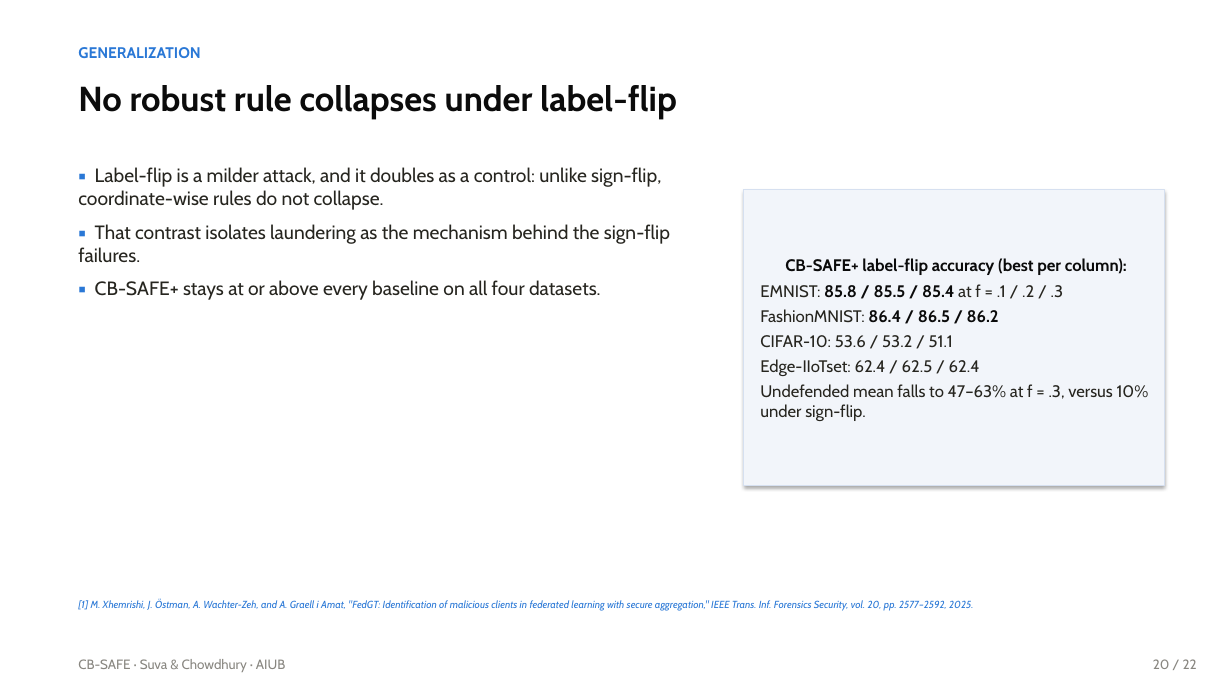
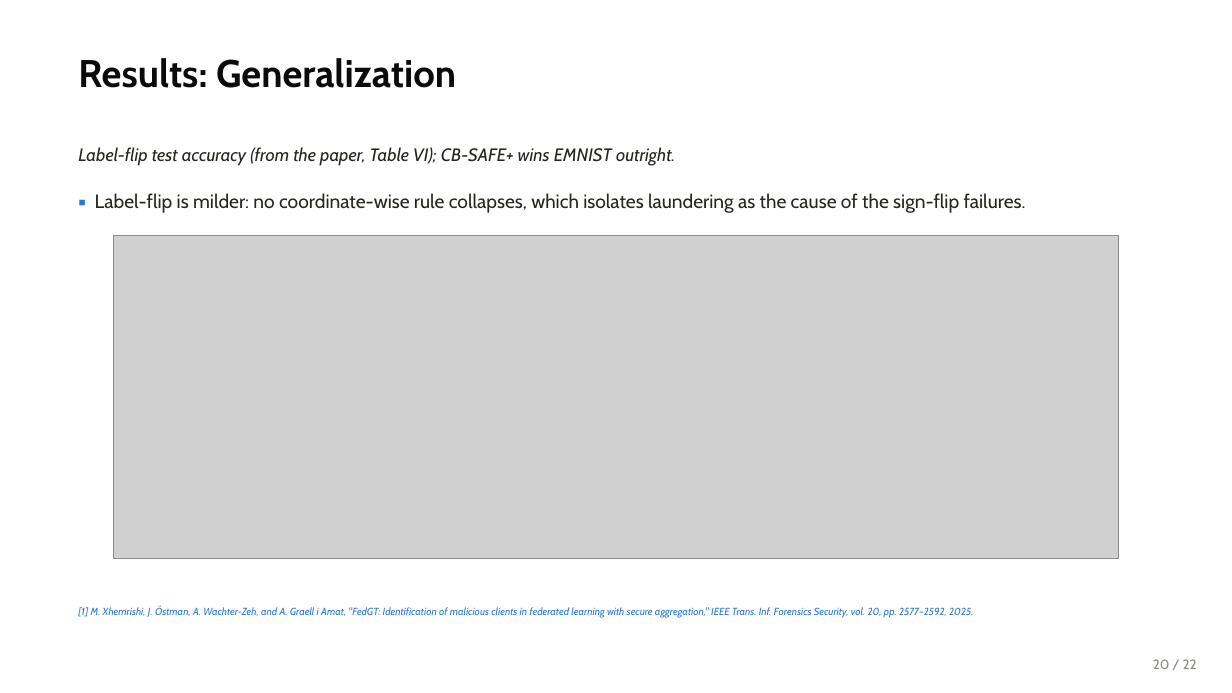
Before and after one commit to wshuv-o/cb-safe-draft, a slide deck: slide 21 of paper/cbsafe_deck.pptx. Drawn at 1232x693 pixels with LibreOffice and Linux fonts; fonts in the diff are those of the drawing; grey boxes stand for pictures. Boxes give left, top, right and bottom in pixels: in the first picture for what was removed or moved away, otherwise in the second. Text is boxed around its words. In the diff, an @@ line names an element or a change of style, - is before the commit and + after.

```diff
--- a/paper/cbsafe_deck.pptx
+++ b/paper/cbsafe_deck.pptx
@@ text at (x1=78, y1=58, x2=456, y2=88): text changed; size 12 to 30 pt; text colour #2A78D6 to #0B0B0B @@
-GENERALIZATION
+Results: Generalization
@@ text at (x1=78, y1=147, x2=675, y2=166): text changed; size 27 to 14 pt; text colour #0B0B0B to #26251F; bold off; italic on @@
-No robust rule collapses under label-flip
+Label-flip test accuracy (from the paper, Table VI); CB-SAFE+ wins EMNIST outright.
@@ text at (x1=95, y1=193, x2=1026, y2=213): text changed @@
-▪ Label-flip is a milder attack, and it doubles as a control: unlike sign-flip, coordinate-wise rules do not collapse.
-▪ That contrast isolates laundering as the mechanism behind the sign-flip failures.
-▪ CB-SAFE+ stays at or above every baseline on all four datasets.
+▪ Label-flip is milder: no coordinate-wise rule collapses, which isolates laundering as the cause of the sign-flip failures.
@@ rectangle removed at (x1=744, y1=189, x2=1165, y2=485) @@
-CB-SAFE+ label-flip accuracy (best per column):
-EMNIST: 85.8 / 85.5 / 85.4 at f = .1 / .2 / .3
-FashionMNIST: 86.4 / 86.5 / 86.2
-CIFAR-10: 53.6 / 53.2 / 51.1
-Edge-IIoTset: 62.4 / 62.5 / 62.4
-Undefended mean falls to 47–63% at f = .3, versus 10% under sign-flip.
@@ picture added at (x1=114, y1=236, x2=1119, y2=559) @@
@@ text "[1] M. Xhemrishi, J. Östman, ..." moved from (x1=78, y1=599, x2=973, y2=610) to (x1=78, y1=607, x2=973, y2=618) @@
@@ text removed at (x1=78, y1=659, x2=285, y2=672) @@
-CB-SAFE · Suva & Chowdhury · AIUB
```
Also in this commit, not shown: 23 other slides changed, 32 other files.
